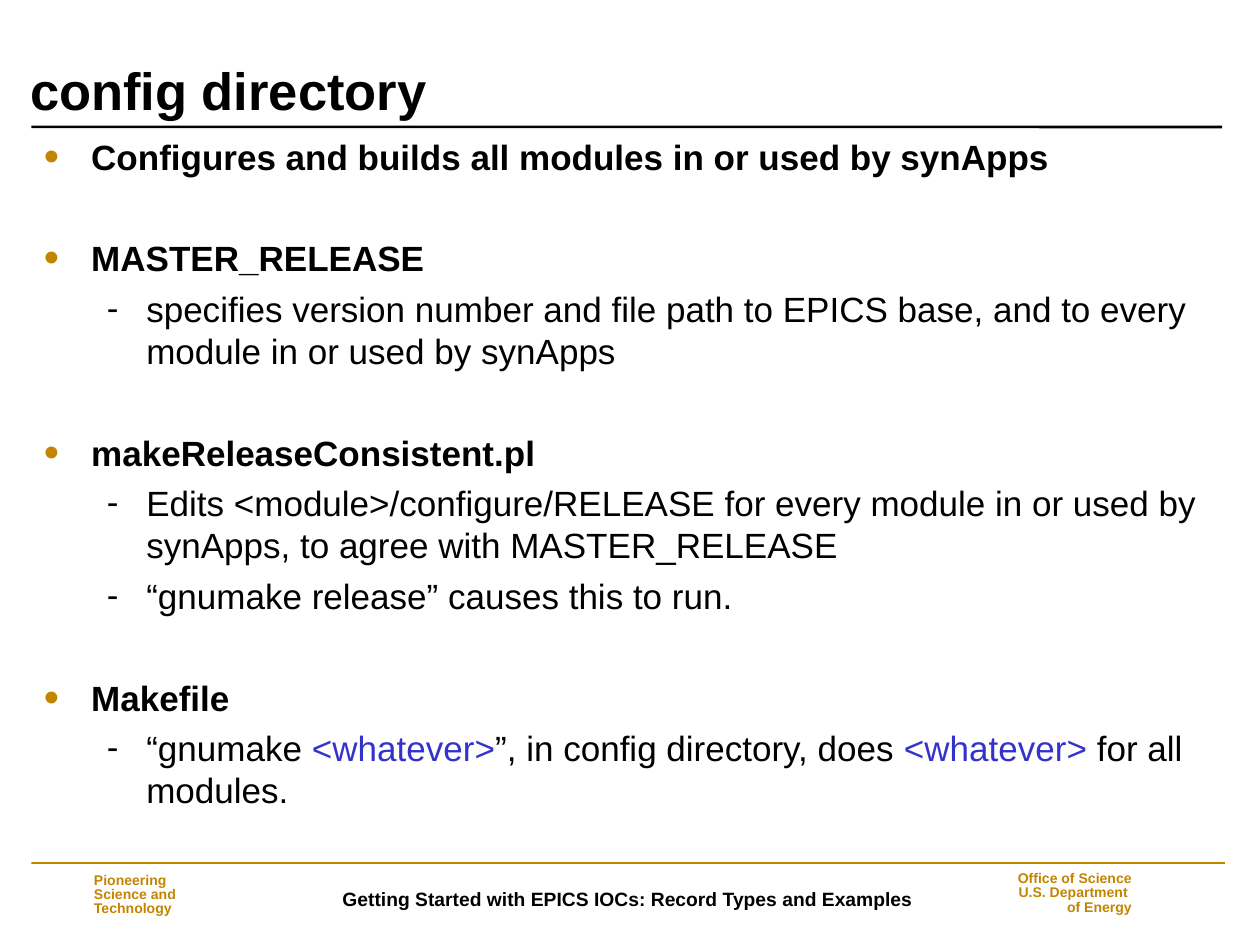
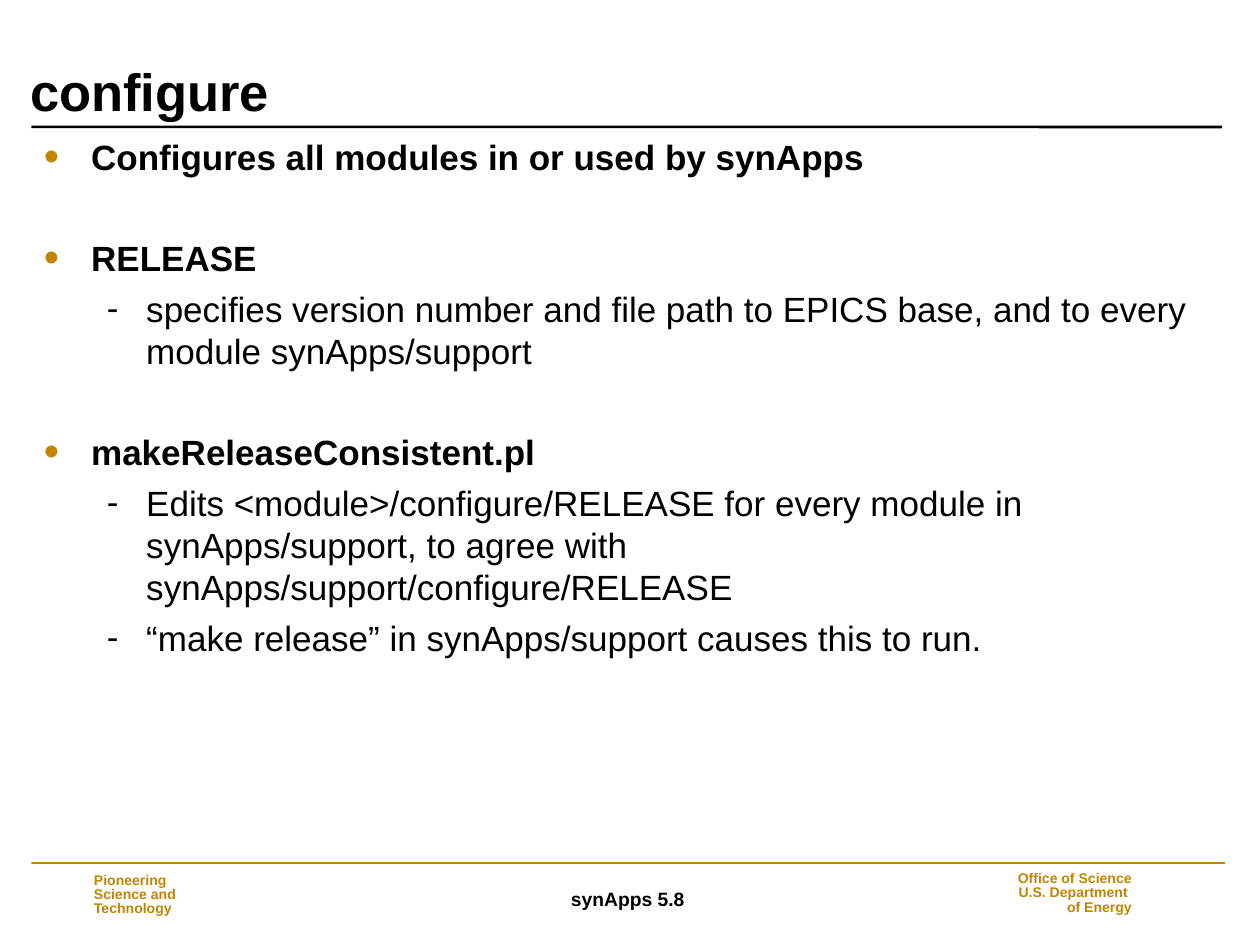
Before and after one commit to EPICS-synApps/support, a slide deck: slide 15 of documentation/IntroToSynApps.ppt (slide 13 before the commit). Drawn at 1260x945 pixels with LibreOffice and Linux fonts; fonts in the diff are those of the drawing; background and template pictures are left out. Boxes give left, top, right and bottom in pixels: in the first picture for what was removed or moved away, otherwise in the second. Text is boxed around its words. In the diff, an @@ line names an element or a change of style, - is before the commit and + after.

Commit message:
synApps_5_8

```diff
--- a/documentation/IntroToSynApps.ppt
+++ b/documentation/IntroToSynApps.ppt
@@ title at (x1=30, y1=73, x2=269, y2=122): text changed @@
-config directory
+configure
@@ text at (x1=91, y1=144, x2=1186, y2=371): text changed @@
-• Configures and builds all modules in or used by synApps
-• MASTER_RELEASE
-  – specifies version number and file path to EPICS base, and to every module in or used by synApps
+• Configures all modules in or used by synApps
+• RELEASE
+  – specifies version number and file path to EPICS base, and to every module synApps/support
@@ text at (x1=146, y1=490, x2=1022, y2=658): text changed @@
-  – Edits <module>/configure/RELEASE for every module in or used by synApps, to agree with MASTER_RELEASE
-  – “gnumake release” causes this to run.
-• Makefile
-  – “gnumake <whatever>”, in config directory, does <whatever> for all modules.
+  – Edits <module>/configure/RELEASE for every module in synApps/support, to agree with synApps/support/configure/RELEASE
+  – “make release” in synApps/support causes this to run.
@@ text at (x1=571, y1=892, x2=685, y2=910): text changed @@
-Getting Started with EPICS IOCs: Record Types and Examples
+synApps 5.8
```
Also in this commit, not shown: 36 other slides changed, 13 slides added, 4 slides removed.
